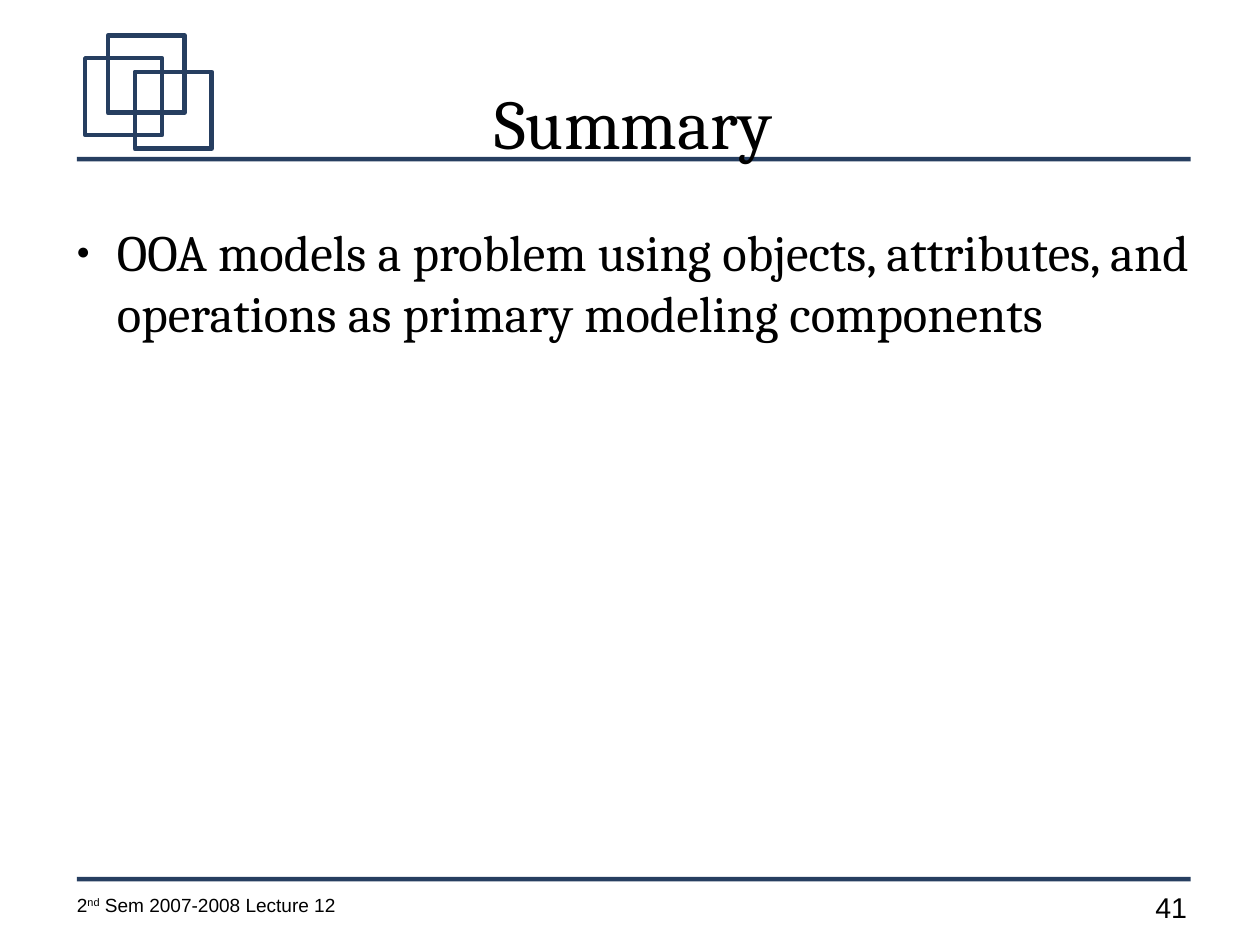
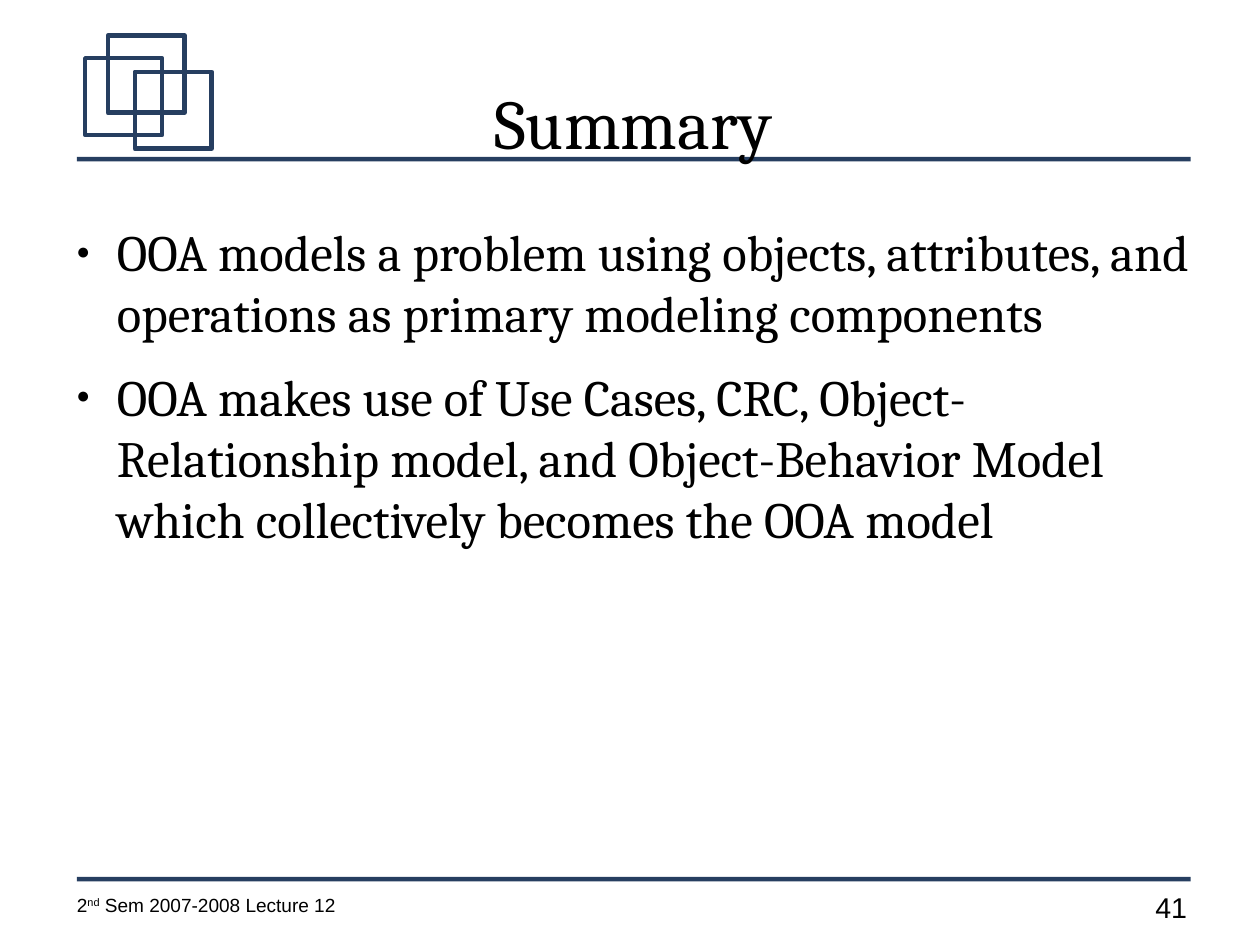
Before and after one commit to jachermocilla/jach-homepage, a slide deck: slide 41 of CMSC128-2nd-Sem-2007-L12.odp. Drawn at 1260x945 pixels with LibreOffice and Linux fonts; fonts in the diff are those of the drawing. Boxes give left, top, right and bottom in pixels: in the first picture for what was removed or moved away, otherwise in the second. Text is boxed around its words. In the diff, an @@ line names an element or a change of style, - is before the commit and + after.

```diff
--- a/CMSC128-2nd-Sem-2007-L12.odp
+++ b/CMSC128-2nd-Sem-2007-L12.odp
@@ text at <box>117,380,1104,549</box>: paragraph added @@
+● OOA makes use of Use Cases, CRC, Object-Relationship model, and Object-Behavior Model which collectively becomes the OOA model
```
Also in this commit, not shown: 1 other slide changed, 1 other file.
